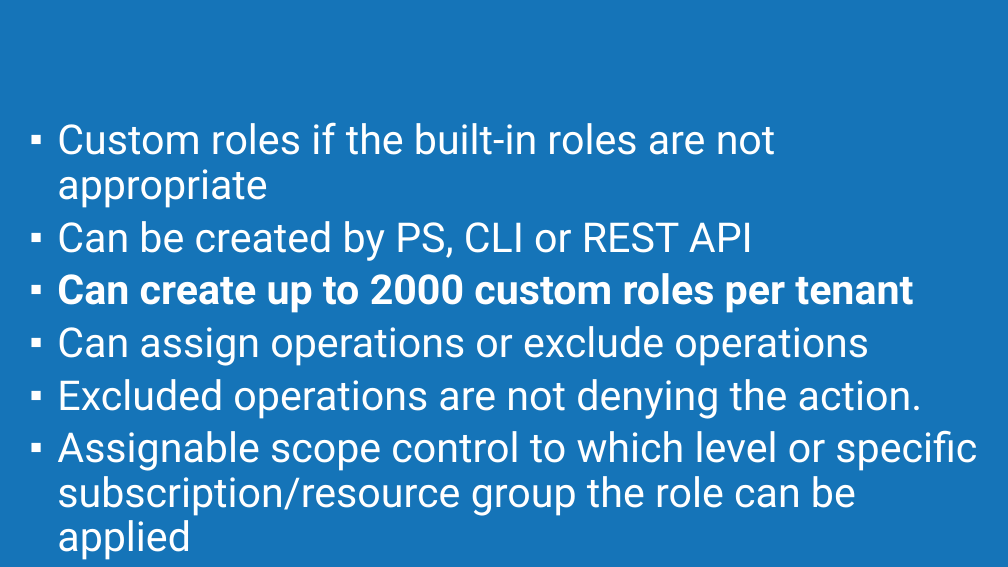
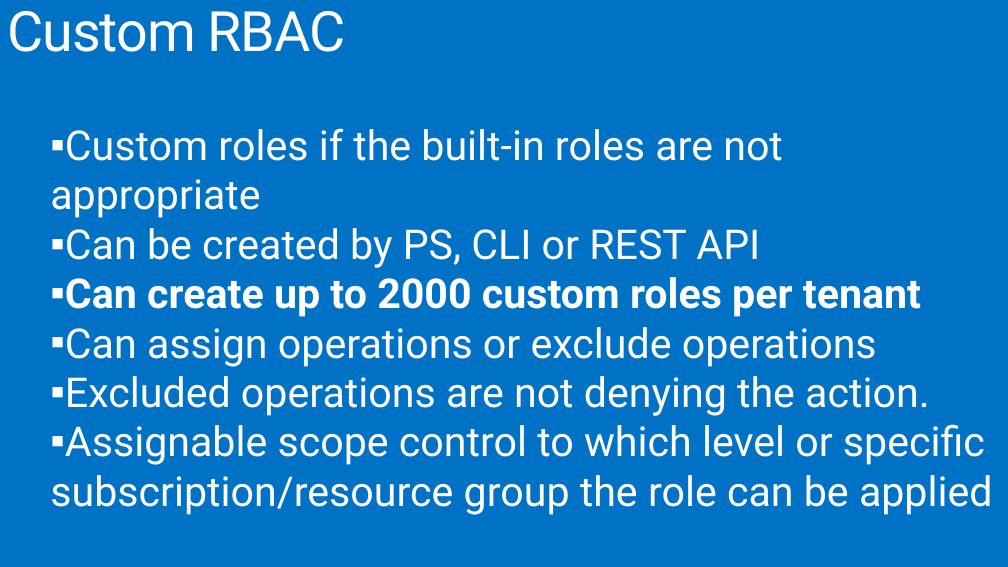
Before and after one commit to MSDEVMTL/GlobalAzureBootcamp2018, a slide deck: slide 6 of Step9/Step9-ARMGovernance.pptx. Drawn at 1008x567 pixels with LibreOffice and Linux fonts; fonts in the diff are those of the drawing; background and template pictures are left out. Boxes give left, top, right and bottom in pixels: in the first picture for what was removed or moved away, otherwise in the second. Text is boxed around its words. In the diff, an @@ line names an element or a change of style, - is before the commit and + after.

Commit message:
typos & title issues in step9 pptx

```diff
--- a/Step9/Step9-ARMGovernance.pptx
+++ b/Step9/Step9-ARMGovernance.pptx
@@ background #1574B8 to #0072C6 @@
@@ title added at box(7, 11, 345, 52), 52.9 pt, text #FFFFFF @@
+Custom RBAC
@@ text "Custom roles if the built-in ..." rewrapped from box(57, 122, 977, 560) to box(50, 128, 993, 515) @@
```
Also in this commit, not shown: 11 other slides changed, 1 slide added, 1 slide removed, 1 other file.
